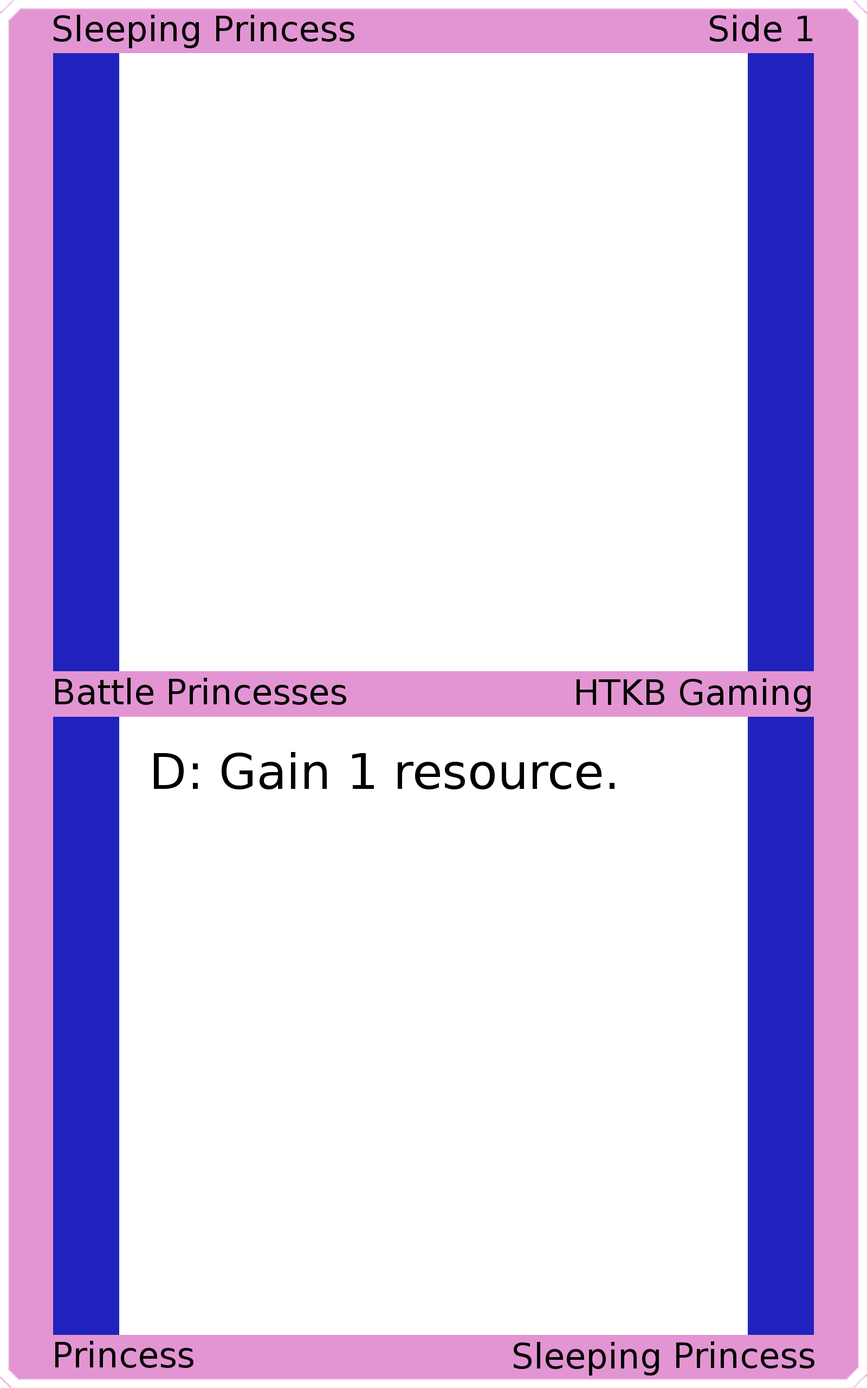
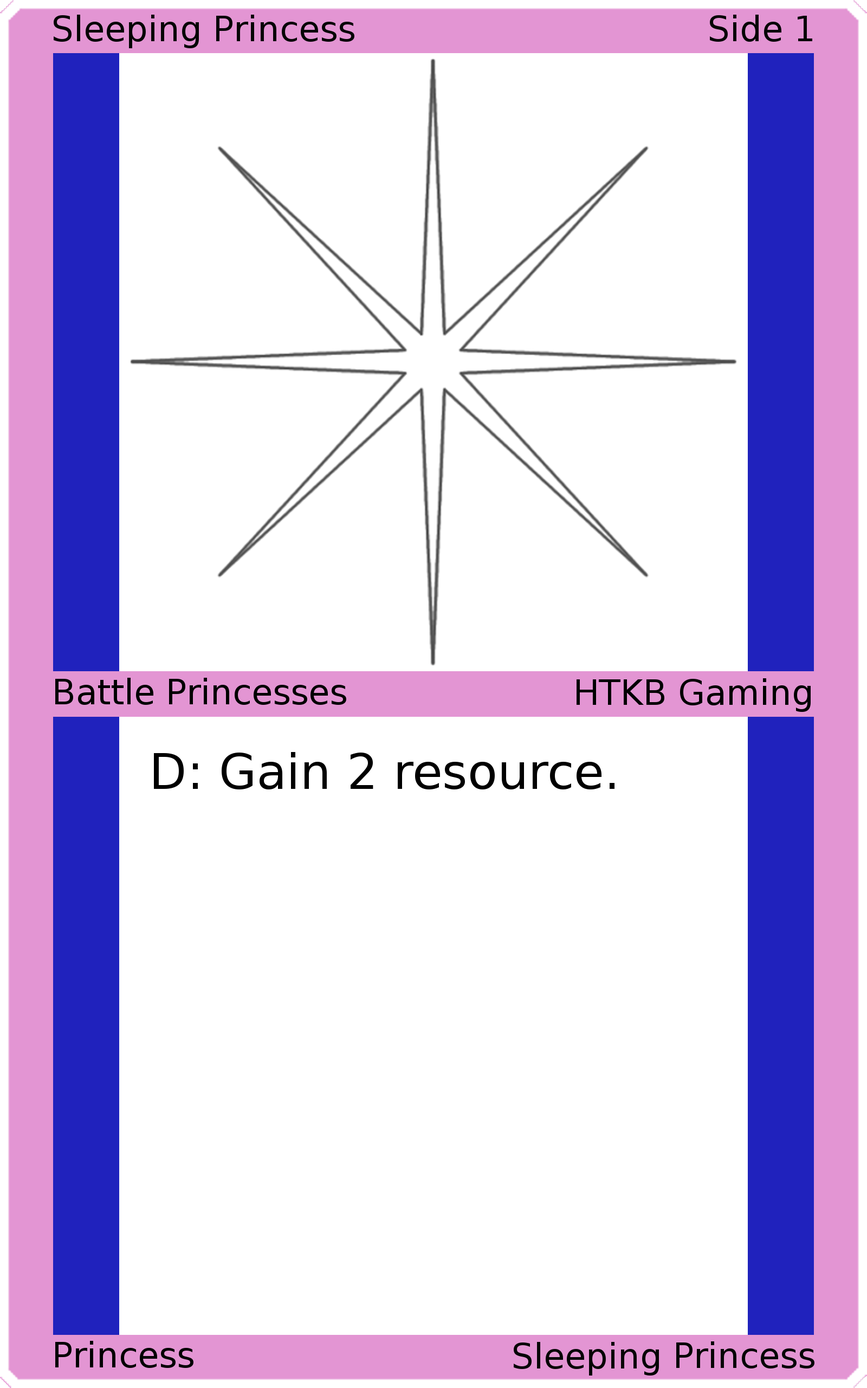
Before/after of a 867 x 1388 layered artwork. What changed in the layer stack:
painted on "Card Text" over [left=350, top=752, right=374, bottom=789]
added layer "Art" above "Top Background" over [left=129, top=57, right=738, bottom=666]
